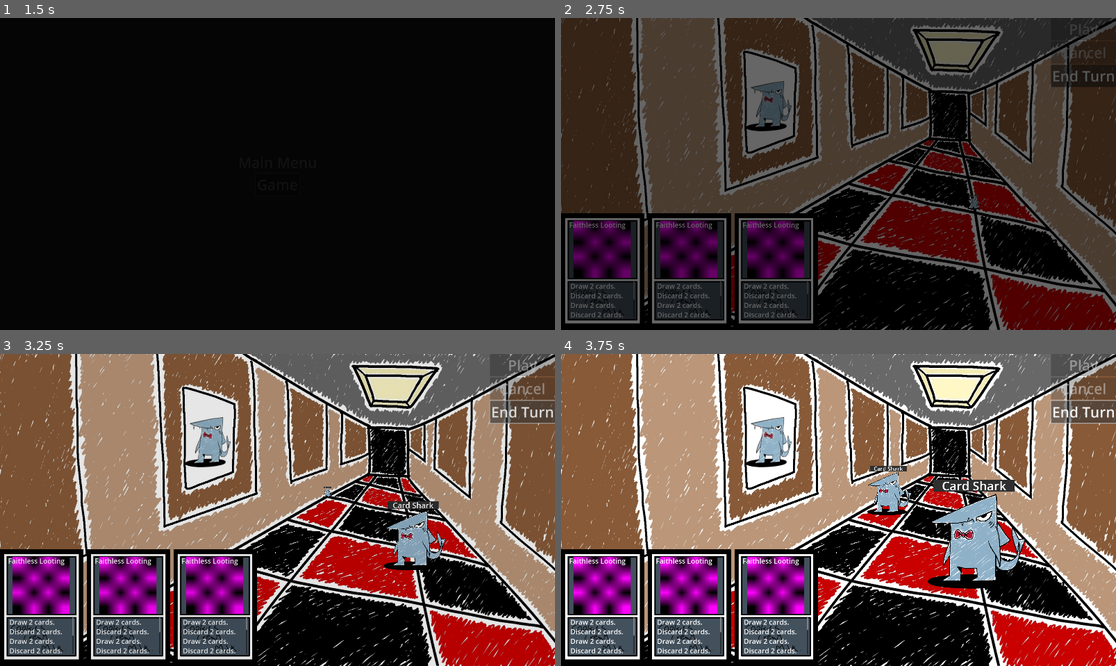
Above: before the commit, frames 1-4 (two rows, left to right).
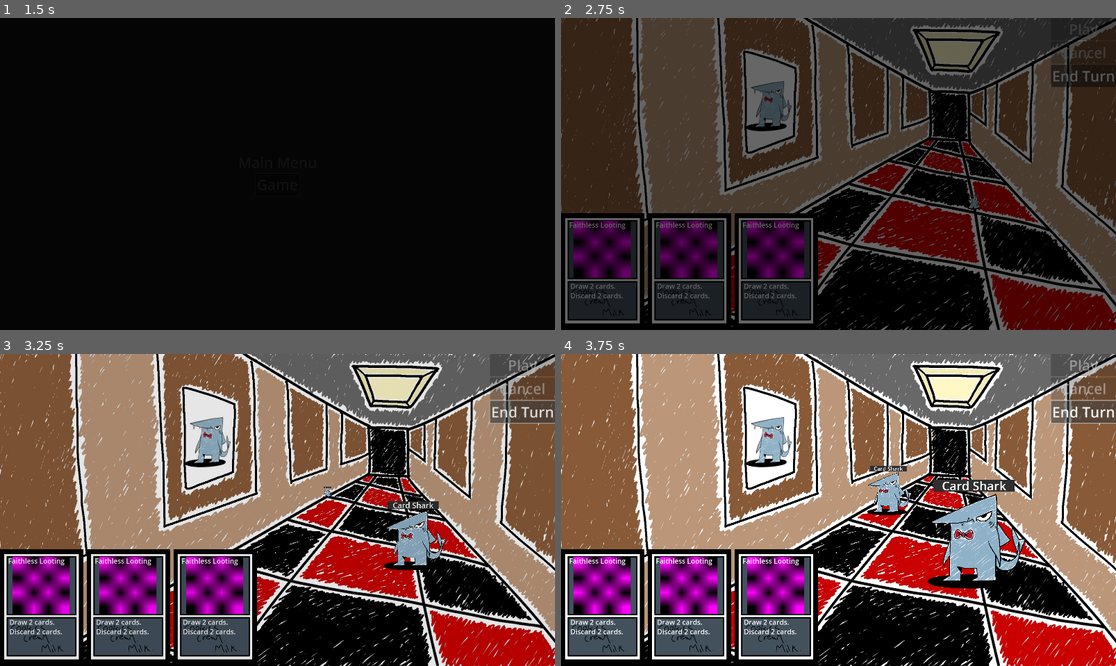
Above: after the commit, the same moments.

Repository: nonagaga/MJ193
Game: Godot game, scene res://Scenes/scene_manager.tscn
Same seed, same stepped clock (60 frames per second), same inputs: the game is played once before the commit and once after it. Sound files missing from this copy of the repository are replaced by a short silence.
Inputs:
- Up to frame 1 (1.5 s): click "Game" at 0.5 s; click "Game" at 1.25 s
- Up to frame 2 (2.75 s): click "End Turn" at 2 s
- Up to frame 3 (3.25 s): click "End Turn" at 2.75 s
- Up to frame 4 (3.75 s): click "End Turn" at 3.5 s

Frame 1 is identical in both runs. In frame 2, 0.3% of the frame differs, in the area x 1-45%, y 84-96%; in frame 3, 0.5%; in frame 4, 0.5%, in the area x 1-45%, y 84-97%.

Commit message:
Cards are local to scene, also healing works :)

Diff:
--- /dev/null
+++ b/Actions/Action Classes/HealActionClass.gd
@@ -0,0 +1,10 @@
+extends Action
+class_name HealAction
+
+@export var amount:int
+func resolve(targets):
+	Globals.hp += amount
+	clamp(Globals.hp,0,Globals.maxHP)
+
+func updateText():
+	actualText =text%str(amount)
--- /dev/null
+++ b/Actions/Action Classes/SelfDamageActionClass.gd
@@ -0,0 +1,10 @@
+extends Action
+class_name SelfDamageAction
+@export var amount:int
+
+func resolve(targets):
+	Globals.hp -= amount
+	Globals.gameManager.check_player_death()
+
+func updateText():
+	actualText = text % str(amount)
--- a/Actions/Draw2.tres
+++ b/Actions/Draw2.tres
@@ -3,6 +3,7 @@
 [ext_resource type="Script" uid="uid://26c1ya4mgglh" path="res://Actions/Action Classes/DrawActionClass.gd" id="1_p7gm2"]
 
 [resource]
+resource_local_to_scene = true
 script = ExtResource("1_p7gm2")
 drawNum = 2
 maxTargets = 0
--- a/Actions/Stab.tres
+++ b/Actions/Stab.tres
@@ -3,6 +3,7 @@
 [ext_resource type="Script" uid="uid://bg5b3xot1fto5" path="res://Actions/Action Classes/DamageActionClass.gd" id="1_ljql4"]
 
 [resource]
+resource_local_to_scene = true
 script = ExtResource("1_ljql4")
 damage = 5
 maxTargets = 0
--- a/Cards/Bomb.tres
+++ b/Cards/Bomb.tres
@@ -9,7 +9,7 @@
 script = ExtResource("3_plh11")
 burnStacks = 3
 maxTargets = 0
-doesTarget = false
+doesTarget = true
 text = "Apply [b]%s burn[/b] stacks to all enemies. "
 metadata/_custom_type_script = "uid://dnof4oqo6fghe"
 
@@ -28,4 +28,5 @@
 drawTags = Array[ExtResource("1_s4opk")]([])
 playTags = Array[ExtResource("1_s4opk")]([])
 discardTags = Array[ExtResource("1_s4opk")]([])
+text = ""
 metadata/_custom_type_script = "uid://88hsnkwkom7x"
--- a/Cards/FaithlessLooting.tres
+++ b/Cards/FaithlessLooting.tres
@@ -1,11 +1,13 @@
-[gd_resource type="Resource" script_class="CardDataClass" load_steps=7 format=3 uid="uid://dxtxxly6vbto3"]
+[gd_resource type="Resource" script_class="CardDataClass" load_steps=8 format=3 uid="uid://dxtxxly6vbto3"]
 
+[ext_resource type="Script" uid="uid://d21axcuelphhe" path="res://Classes/TagClass.gd" id="1_4pbq2"]
 [ext_resource type="Script" uid="uid://gikv04ntqw8f" path="res://Classes/ActionsClass.gd" id="2_quod4"]
 [ext_resource type="Script" uid="uid://88hsnkwkom7x" path="res://Classes/CardClass.gd" id="3_4pbq2"]
 [ext_resource type="Resource" uid="uid://wp5gqivf5k0m" path="res://Actions/Draw2.tres" id="3_ky144"]
 [ext_resource type="Script" uid="uid://dxldjvw0wd5a6" path="res://Actions/Action Classes/DiscardActionClass.gd" id="4_e2wbb"]
 
 [sub_resource type="Resource" id="Resource_f6mke"]
+resource_local_to_scene = true
 script = ExtResource("4_e2wbb")
 discNum = 2
 maxTargets = 0
@@ -16,19 +18,21 @@
 [sub_resource type="PlaceholderTexture2D" id="PlaceholderTexture2D_4pbq2"]
 
 [resource]
+resource_local_to_scene = true
 script = ExtResource("3_4pbq2")
 title = "Faithless Looting"
 texture = SubResource("PlaceholderTexture2D_4pbq2")
-price = null
-maxTargets = null
-targetAll = null
-targetRandom = null
-discardCost = null
-drawActions = null
+price = 0
+maxTargets = 0
+targetAll = false
+targetRandom = false
+discardCost = 0
+drawActions = Array[ExtResource("2_quod4")]([])
 playActions = Array[ExtResource("2_quod4")]([ExtResource("3_ky144"), SubResource("Resource_f6mke")])
-discardActions = null
-appliedTags = null
-drawTags = null
-playTags = null
-discardTags = null
+discardActions = Array[ExtResource("2_quod4")]([])
+appliedTags = Array[ExtResource("1_4pbq2")]([])
+drawTags = Array[ExtResource("1_4pbq2")]([])
+playTags = Array[ExtResource("1_4pbq2")]([])
+discardTags = Array[ExtResource("1_4pbq2")]([])
+text = ""
 metadata/_custom_type_script = "uid://88hsnkwkom7x"
--- a/Cards/GlassDagger.tres
+++ b/Cards/GlassDagger.tres
@@ -9,6 +9,7 @@
 [ext_resource type="Resource" uid="uid://be62oioos54j7" path="res://Cards/GlassShard.tres" id="5_mf0ej"]
 
 [sub_resource type="Resource" id="Resource_d1438"]
+resource_local_to_scene = true
 script = ExtResource("3_ds67f")
 damage = 10
 maxTargets = 1
@@ -17,6 +18,7 @@
 metadata/_custom_type_script = "uid://bg5b3xot1fto5"
 
 [sub_resource type="Resource" id="Resource_mf0ej"]
+resource_local_to_scene = true
 script = ExtResource("5_krcru")
 cardToAdd = ExtResource("5_mf0ej")
 maxTargets = null
@@ -25,6 +27,7 @@
 metadata/_custom_type_script = "uid://bk4mghx3y6csd"
 
 [sub_resource type="Resource" id="Resource_krcru"]
+resource_local_to_scene = true
 script = ExtResource("4_d1438")
 maxTargets = 0
 doesTarget = false
@@ -34,6 +37,7 @@
 [sub_resource type="PlaceholderTexture2D" id="PlaceholderTexture2D_mf0ej"]
 
 [resource]
+resource_local_to_scene = true
 script = ExtResource("3_d1438")
 title = "Glass Dagger"
 texture = SubResource("PlaceholderTexture2D_mf0ej")
@@ -49,4 +53,5 @@
 drawTags = Array[ExtResource("1_25r0k")]([])
 playTags = Array[ExtResource("1_25r0k")]([])
 discardTags = Array[ExtResource("1_25r0k")]([])
+text = ""
 metadata/_custom_type_script = "uid://88hsnkwkom7x"
--- a/Cards/GlassShard.tres
+++ b/Cards/GlassShard.tres
@@ -1,11 +1,12 @@
 [gd_resource type="Resource" script_class="CardDataClass" load_steps=6 format=3 uid="uid://be62oioos54j7"]
 
-[ext_resource type="Script" path="res://Classes/TagClass.gd" id="1_kbg0k"]
+[ext_resource type="Script" uid="uid://d21axcuelphhe" path="res://Classes/TagClass.gd" id="1_kbg0k"]
 [ext_resource type="Script" uid="uid://gikv04ntqw8f" path="res://Classes/ActionsClass.gd" id="2_sajb0"]
 [ext_resource type="Script" uid="uid://88hsnkwkom7x" path="res://Classes/CardClass.gd" id="3_gk8jj"]
 [ext_resource type="Script" uid="uid://bg5b3xot1fto5" path="res://Actions/Action Classes/DamageActionClass.gd" id="3_sajb0"]
 
 [sub_resource type="Resource" id="Resource_gk8jj"]
+resource_local_to_scene = true
 script = ExtResource("3_sajb0")
 damage = 2
 maxTargets = 1
@@ -14,6 +15,7 @@
 metadata/_custom_type_script = "uid://bg5b3xot1fto5"
 
 [resource]
+resource_local_to_scene = true
 script = ExtResource("3_gk8jj")
 title = "Glass Shard"
 price = 0
@@ -28,4 +30,5 @@
 drawTags = Array[ExtResource("1_kbg0k")]([])
 playTags = Array[ExtResource("1_kbg0k")]([])
 discardTags = Array[ExtResource("1_kbg0k")]([])
+text = ""
 metadata/_custom_type_script = "uid://88hsnkwkom7x"
--- a/Cards/Kneecap.tres
+++ b/Cards/Kneecap.tres
@@ -7,6 +7,7 @@
 [ext_resource type="Script" uid="uid://6xkxw7unxp34" path="res://Actions/Action Classes/ApplyWeakenActionClass.gd" id="4_2wv1b"]
 
 [sub_resource type="Resource" id="Resource_2wv1b"]
+resource_local_to_scene = true
 script = ExtResource("3_8vwrp")
 damage = 3
 maxTargets = 1
@@ -15,6 +16,7 @@
 metadata/_custom_type_script = "uid://bg5b3xot1fto5"
 
 [sub_resource type="Resource" id="Resource_8pf1i"]
+resource_local_to_scene = true
 script = ExtResource("4_2wv1b")
 weakenStacks = 0
 maxTargets = 0
@@ -23,6 +25,7 @@
 metadata/_custom_type_script = "uid://6xkxw7unxp34"
 
 [resource]
+resource_local_to_scene = true
 script = ExtResource("3_2wv1b")
 title = "Kneecap"
 price = 0
@@ -37,4 +40,5 @@
 drawTags = Array[ExtResource("1_ded2i")]([])
 playTags = Array[ExtResource("1_ded2i")]([])
 discardTags = Array[ExtResource("1_ded2i")]([])
+text = ""
 metadata/_custom_type_script = "uid://88hsnkwkom7x"
--- /dev/null
+++ b/Cards/Rejuvenate.tres
@@ -0,0 +1,34 @@
+[gd_resource type="Resource" script_class="CardDataClass" load_steps=6 format=3 uid="uid://ivvnwut4t1q3"]
+
+[ext_resource type="Script" uid="uid://d21axcuelphhe" path="res://Classes/TagClass.gd" id="1_w5tmv"]
+[ext_resource type="Script" uid="uid://gikv04ntqw8f" path="res://Classes/ActionsClass.gd" id="2_bqxlb"]
+[ext_resource type="Script" uid="uid://lxsgxov14l4v" path="res://Actions/Action Classes/HealActionClass.gd" id="3_bqxlb"]
+[ext_resource type="Script" uid="uid://88hsnkwkom7x" path="res://Classes/CardClass.gd" id="3_tqbis"]
+
+[sub_resource type="Resource" id="Resource_tqbis"]
+resource_local_to_scene = true
+script = ExtResource("3_bqxlb")
+amount = 10
+maxTargets = 0
+doesTarget = false
+text = "[b]Heal %s.[/b] "
+metadata/_custom_type_script = "uid://lxsgxov14l4v"
+
+[resource]
+resource_local_to_scene = true
+script = ExtResource("3_tqbis")
+title = ""
+price = 0
+maxTargets = 0
+targetAll = false
+targetRandom = false
+discardCost = 2
+drawActions = Array[ExtResource("2_bqxlb")]([])
+playActions = Array[ExtResource("2_bqxlb")]([SubResource("Resource_tqbis")])
+discardActions = Array[ExtResource("2_bqxlb")]([])
+appliedTags = Array[ExtResource("1_w5tmv")]([])
+drawTags = Array[ExtResource("1_w5tmv")]([])
+playTags = Array[ExtResource("1_w5tmv")]([])
+discardTags = Array[ExtResource("1_w5tmv")]([])
+text = "Discard [b]%s[/b] cards: "
+metadata/_custom_type_script = "uid://88hsnkwkom7x"
--- a/Cards/Snowball.tres
+++ b/Cards/Snowball.tres
@@ -6,6 +6,7 @@
 [ext_resource type="Script" uid="uid://88hsnkwkom7x" path="res://Classes/CardClass.gd" id="3_xh0n7"]
 
 [sub_resource type="Resource" id="Resource_xh0n7"]
+resource_local_to_scene = true
 script = ExtResource("3_s72aa")
 duration = 1
 maxTargets = 1
@@ -14,11 +15,13 @@
 metadata/_custom_type_script = "uid://conym5rpk6q1q"
 
 [resource]
+resource_local_to_scene = true
 script = ExtResource("3_xh0n7")
 title = ""
 price = 0
 maxTargets = 1
 targetAll = false
+targetRandom = false
 discardCost = 0
 drawActions = Array[ExtResource("2_s72aa")]([])
 playActions = Array[ExtResource("2_s72aa")]([SubResource("Resource_xh0n7")])
@@ -27,4 +30,5 @@
 drawTags = Array[ExtResource("1_ypec3")]([])
 playTags = Array[ExtResource("1_ypec3")]([])
 discardTags = Array[ExtResource("1_ypec3")]([])
+text = ""
 metadata/_custom_type_script = "uid://88hsnkwkom7x"
--- a/Cards/StabCard.tres
+++ b/Cards/StabCard.tres
@@ -7,6 +7,7 @@
 [ext_resource type="Texture2D" uid="uid://bs4cbal8fpet5" path="res://cardshark1.png" id="5_xt43l"]
 
 [resource]
+resource_local_to_scene = true
 script = ExtResource("2_s1e03")
 title = "Stab"
 texture = ExtResource("5_xt43l")
@@ -22,4 +23,5 @@
 drawTags = Array[ExtResource("1_5o5rd")]([])
 playTags = Array[ExtResource("1_5o5rd")]([])
 discardTags = Array[ExtResource("1_5o5rd")]([])
+text = ""
 metadata/_custom_type_script = "uid://88hsnkwkom7x"
--- a/Cards/Zap.tres
+++ b/Cards/Zap.tres
@@ -7,6 +7,7 @@
 [ext_resource type="Script" uid="uid://dkubh0tdbalnt" path="res://Actions/Action Classes/DestroySelfActionClass.gd" id="4_8ncna"]
 
 [sub_resource type="Resource" id="Resource_1mpkq"]
+resource_local_to_scene = true
 script = ExtResource("3_5jblx")
 damage = 5
 maxTargets = 0
@@ -15,6 +16,7 @@
 metadata/_custom_type_script = "uid://bg5b3xot1fto5"
 
 [sub_resource type="Resource" id="Resource_8ncna"]
+resource_local_to_scene = true
 script = ExtResource("3_5jblx")
 damage = 5
 maxTargets = 1
@@ -23,6 +25,7 @@
 metadata/_custom_type_script = "uid://bg5b3xot1fto5"
 
 [sub_resource type="Resource" id="Resource_ot2wr"]
+resource_local_to_scene = true
 script = ExtResource("4_8ncna")
 maxTargets = 0
 doesTarget = false
@@ -30,6 +33,7 @@
 metadata/_custom_type_script = "uid://dkubh0tdbalnt"
 
 [resource]
+resource_local_to_scene = true
 script = ExtResource("3_8ncna")
 title = "Zap"
 price = 0
@@ -44,4 +48,5 @@
 drawTags = Array[ExtResource("1_280fa")]([])
 playTags = Array[ExtResource("1_280fa")]([])
 discardTags = Array[ExtResource("1_280fa")]([])
+text = ""
 metadata/_custom_type_script = "uid://88hsnkwkom7x"
--- a/Classes/CardClass.gd
+++ b/Classes/CardClass.gd
@@ -29,7 +29,7 @@
 signal normal_discard(amount:int)
 var selectingTargets:bool = false
 
-var text:String
+@export var text:String
 #array of enemies the card is targetting
 var targets:Array[Enemy]
 
@@ -44,6 +44,7 @@
 	for i in discardActions:
 		i.card = self
 	compileCardText()
+	print(text)
 
 #when drawn execute all draw effects
 func drawEffect():
@@ -83,6 +84,7 @@
 
 #updates  Text
 func compileCardText():
+	text = text%discardCost
 	for i in drawActions:
 		i.updateText()
 		text += i.actualText
--- a/card.tscn
+++ b/card.tscn
@@ -1,6 +1,7 @@
-[gd_scene load_steps=5 format=3 uid="uid://dpp7r7l0fdpvc"]
+[gd_scene load_steps=6 format=3 uid="uid://dpp7r7l0fdpvc"]
 
 [ext_resource type="Script" uid="uid://bqbys4x3ry728" path="res://CardUI.gd" id="1_kikvd"]
+[ext_resource type="Resource" uid="uid://ivvnwut4t1q3" path="res://Cards/Rejuvenate.tres" id="2_q5obu"]
 [ext_resource type="Texture2D" uid="uid://cof6qdkvij7cr" path="res://mockupcard.png" id="3_q5obu"]
 
 [sub_resource type="Theme" id="Theme_rjlel"]
@@ -12,6 +13,7 @@
 anchors_preset = 0
 focus_mode = 1
 script = ExtResource("1_kikvd")
+card_res = ExtResource("2_q5obu")
 
 [node name="CardOffset" type="Control" parent="."]
 layout_mode = 3
Not shown, added: Actions/Action Classes/HealActionClass.gd.uid
Not shown, added: Actions/Action Classes/SelfDamageActionClass.gd.uid
Not shown: 1 places in Cards/Bomb.tres that only renumber resources
Not shown: 1 places in Cards/GlassDagger.tres that only renumber resources
